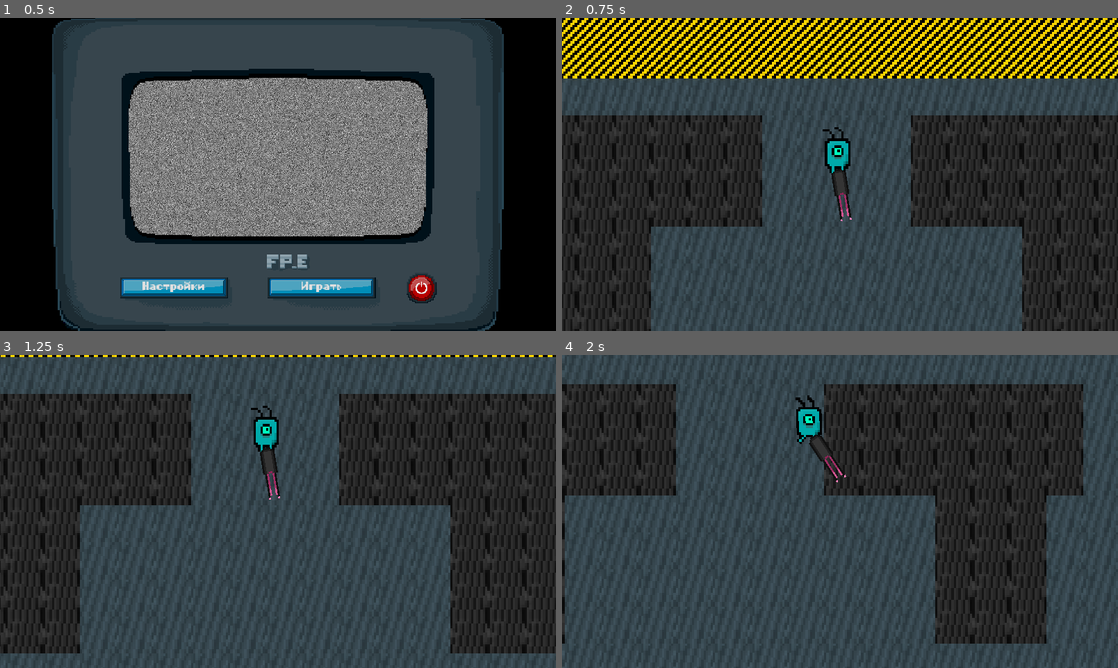
Above: before the commit, frames 1-4 (two rows, left to right).
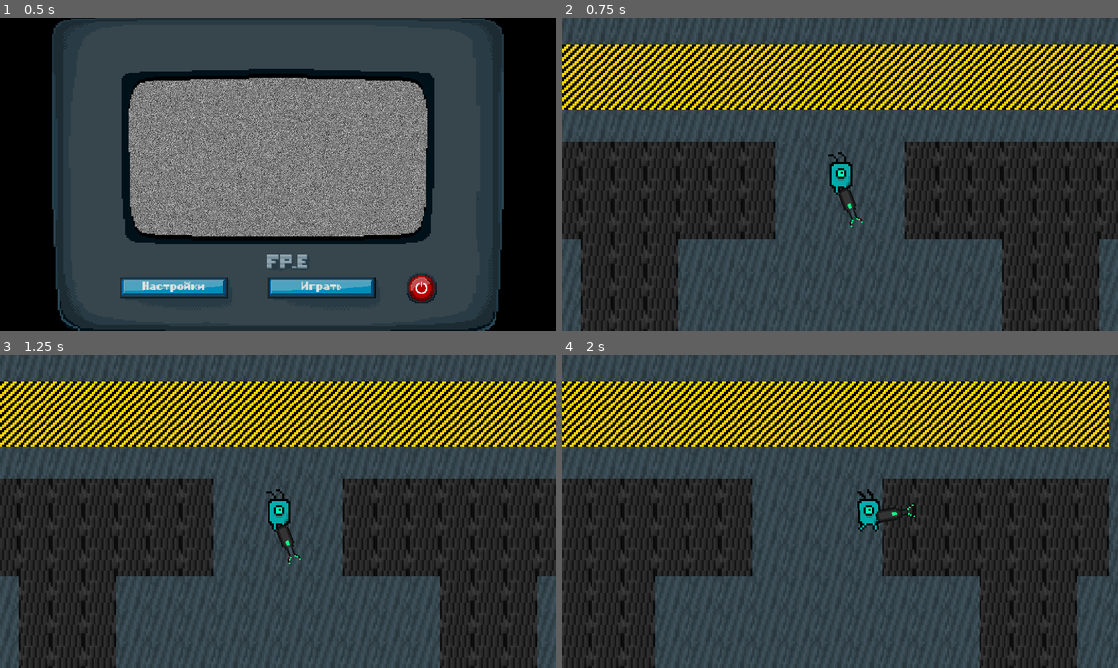
Above: after the commit, the same moments.

Repository: infdev9/noname
Game: Godot game, scene res://scenes/menu.tscn
The game is run twice, just before and just after one commit, with the same random seed, the same clock (stepped at 60 frames per second) and the same inputs.
Inputs (mouse positions are in pixels of both pictures, inside the frame that each line leads up to):
- Up to frame 1 (0.5 s): no input
- Up to frame 2 (0.75 s): click "Играть" at 0.5 s
- Up to frame 3 (1.25 s): no input
- Up to frame 4 (2 s): move the mouse to (962, 495) at 1.27 s; hold D (right) from 1.28 s (still down); click (962, 495) at 1.35 s

Frame 1 is identical in both runs. In frame 2, 45% of the frame differs, in the area x 0-100%, y 0-100%; in frame 3, 47%; in frame 4, 51%.

Commit message:
Weapon rework

Diff:
--- a/prefabs/Character.tscn
+++ b/prefabs/Character.tscn
@@ -1,8 +1,7 @@
-[gd_scene load_steps=8 format=3 uid="uid://xcfo8v164ic6"]
+[gd_scene load_steps=7 format=3 uid="uid://xcfo8v164ic6"]
 
 [ext_resource type="Script" path="res://scripts/prefabs/character.gd" id="1_dtm0u"]
 [ext_resource type="SpriteFrames" uid="uid://duh6cnqu28pld" path="res://resources/animations/AnimatedSprite2D/duck.tres" id="1_wjyu6"]
-[ext_resource type="PackedScene" uid="uid://c6gmjq1fbiqte" path="res://prefabs/Weapons/Rifle.tscn" id="3_xwhl2"]
 [ext_resource type="AnimationLibrary" uid="uid://2kf2nyatiu40" path="res://resources/animations/player_movement.res" id="5_gqhw0"]
 
 [sub_resource type="RectangleShape2D" id="RectangleShape2D_eagb5"]
@@ -30,6 +29,7 @@
 
 [node name="Character" type="CharacterBody2D"]
 collision_layer = 2
+motion_mode = 1
 script = ExtResource("1_dtm0u")
 
 [node name="CollisionShape2D" type="CollisionShape2D" parent="."]
@@ -47,10 +47,6 @@
 editor_description = "VIP"
 visible = false
 
-[node name="Rifle" parent="." instance=ExtResource("3_xwhl2")]
-position = Vector2(-2.98023e-06, 13)
-scale = Vector2(0.8, 0.8)
-
 [node name="AnimationPlayer" type="AnimationPlayer" parent="."]
 unique_name_in_owner = true
 libraries = {
--- a/prefabs/Weapons/Bullet.tscn
+++ b/prefabs/Weapons/Bullet.tscn
@@ -20,7 +20,6 @@
 texture = ExtResource("2_n8s7e")
 
 [node name="LifeTimer" type="Timer" parent="."]
-wait_time = 6.0
 one_shot = true
 
 [connection signal="body_entered" from="." to="." method="_on_body_entered"]
--- a/prefabs/Weapons/Rifle.tscn
+++ b/prefabs/Weapons/Rifle.tscn
@@ -8,5 +8,5 @@
 texture = ExtResource("1_btlqs")
 script = ExtResource("2_0hasi")
 
-[node name="BulletsSpawnPos" type="Marker2D" parent="." index="3"]
+[node name="BulletsSpawnPos" type="Marker2D" parent="." index="2"]
 position = Vector2(128, 0)
--- /dev/null
+++ b/prefabs/Weapons/Shotgun.tscn
@@ -0,0 +1,12 @@
+[gd_scene load_steps=4 format=3 uid="uid://dhfngwhiudces"]
+
+[ext_resource type="PackedScene" uid="uid://byw6urgp0aexf" path="res://prefabs/Weapons/Weapon.tscn" id="1_1irt3"]
+[ext_resource type="Texture2D" uid="uid://t20oc4xb3u21" path="res://assets/sprites/weapons/plasmaShotgun.png" id="2_6thx7"]
+[ext_resource type="Script" path="res://scripts/prefabs/weapons/shotgun.gd" id="3_qpqka"]
+
+[node name="Shotgun" instance=ExtResource("1_1irt3")]
+texture = ExtResource("2_6thx7")
+script = ExtResource("3_qpqka")
+
+[node name="BulletsSpawnPos" type="Marker2D" parent="." index="2"]
+position = Vector2(112, 0)
--- a/prefabs/Weapons/Weapon.tscn
+++ b/prefabs/Weapons/Weapon.tscn
@@ -11,11 +11,11 @@
 [node name="Cooldown" type="Timer" parent="."]
 unique_name_in_owner = true
 process_callback = 0
-autostart = true
+one_shot = true
 
 [node name="Reload" type="Timer" parent="."]
 unique_name_in_owner = true
-
-[node name="Bullets" type="Node2D" parent="."]
+process_callback = 0
+one_shot = true
 
 [connection signal="timeout" from="Cooldown" to="." method="_on_cooldown_timeout"]
--- a/scenes/game.tscn
+++ b/scenes/game.tscn
@@ -1,8 +1,7 @@
-[gd_scene load_steps=6 format=3 uid="uid://cgtjy28iyvnxu"]
+[gd_scene load_steps=5 format=3 uid="uid://cgtjy28iyvnxu"]
 
 [ext_resource type="Texture2D" uid="uid://u21o5xhao4rw" path="res://assets/sprites/tilesets/default.png" id="1_nx388"]
 [ext_resource type="PackedScene" uid="uid://b8ociykjwi5wk" path="res://prefabs/Player.tscn" id="2_dsq26"]
-[ext_resource type="Script" path="res://scripts/camera.gd" id="3_f1asp"]
 
 [sub_resource type="TileSetAtlasSource" id="TileSetAtlasSource_i1ieo"]
 texture = ExtResource("1_nx388")
@@ -48,13 +47,20 @@
 unique_name_in_owner = true
 position = Vector2(960, 0)
 collision_layer = 1
+motion_mode = 0
 skin = "Plankton"
 weapon = "Shotgun"
 
-[node name="Camera" type="Camera2D" parent="."]
-zoom = Vector2(2, 2)
-process_callback = 0
+[node name="Camera2D" type="Camera2D" parent="Player"]
+zoom = Vector2(1.75, 1.75)
 limit_smoothed = true
 position_smoothing_enabled = true
-position_smoothing_speed = 15.0
-script = ExtResource("3_f1asp")
+position_smoothing_speed = 10.0
+drag_horizontal_enabled = true
+drag_vertical_enabled = true
+drag_left_margin = 0.15
+drag_top_margin = 0.1
+drag_right_margin = 0.1
+drag_bottom_margin = 0.15
+
+[node name="Bullets" type="Node2D" parent="."]
--- a/scripts/Root.gd
+++ b/scripts/Root.gd
@@ -1,4 +1,8 @@
 extends Node
+
+
+func get_game_scene() -> Node2D:
+	return get_node("/root/Game")
 
 
 func change_scene(scene: String) -> void:
--- a/scripts/camera.gd
+++ /dev/null
@@ -1,31 +0,0 @@
-extends Camera2D
-
-
-var target_pos := Vector2.ZERO
-
-@onready var tween := create_tween() as Tween
-
-
-func _ready() -> void:
-	set_global_position(%Player.get_global_position())
-	reset_smoothing()
-	target_pos = %Player.get_global_position()
-
-
-func _physics_process(_delta: float) -> void:
-	var player_pos: Vector2 = %Player.get_global_position()
-	var direction: Vector2 = player_pos.direction_to(get_viewport().get_mouse_position())
-
-	%Player.look_to(rad_to_deg(direction.angle()))
-
-	move_camera(direction, player_pos)
-
-
-func move_camera(direction: Vector2, to: Vector2) -> void:
-	target_pos = to + direction * GLOBAL.TILE_SIZE * 3
-
-	tween.kill()
-	tween = create_tween()
-	tween.set_trans(Tween.TRANS_CUBIC)
-	tween.set_ease(Tween.EASE_IN_OUT)
-	tween.tween_property(self, "global_position", target_pos, 0.08)
--- a/scripts/prefabs/character.gd
+++ b/scripts/prefabs/character.gd
@@ -19,10 +19,12 @@
 	DOWN,
 }
 
+var angle: float
+
 var current_state := States.IDLE
 var current_look := Looking.DOWN
 
-var weapon_node: Sprite2D
+var weapon_node: Weapon
 
 
 func _enter_tree() -> void:
@@ -32,14 +34,16 @@
 		"Plankton":
 			%Sprite.set_sprite_frames(load("res://resources/animations/AnimatedSprite2D/plankton.tres"))
 
-#	match weapon:
-#		"Sniper":
-#			weapon_node = $Sniper
-#		"Rifle":
-#			weapon_node = $Rifle
-#		"Shotgun":
-#			weapon_node = $Shotgun
-#	weapon_node.show()
+	match weapon:
+		"Sniper":
+			weapon_node = load("res://prefabs/Weapons/Rifle.tscn").instantiate()
+		"Rifle":
+			weapon_node = load("res://prefabs/Weapons/Rifle.tscn").instantiate()
+		"Shotgun":
+			weapon_node = load("res://prefabs/Weapons/Shotgun.tscn").instantiate()
+	weapon_node.position.y = 13
+	weapon_node.set_scale(Vector2(0.8, 0.8))
+	add_child(weapon_node)
 
 
 func _physics_process(_delta: float) -> void:
@@ -47,7 +51,7 @@
 		change_state(States.IDLE)
 	else:
 		change_state(States.WALK)
-
+	look_to()
 	move_and_slide()
 
 
@@ -85,7 +89,7 @@
 		%Sprite.set_flip_h(false)
 
 
-func look_to(angle: float) -> void:
+func look_to() -> void:
 	if angle > GLOBAL.CAMERA_ANGLES.UP_LEFT and angle < GLOBAL.CAMERA_ANGLES.UP_RIGHT:
 		change_looking(Looking.UP)
 		%Sprite.set_z_index(1)
@@ -99,7 +103,7 @@
 		change_looking(Looking.LEFT)
 		%Sprite.set_z_index(0)
 
-	$Rifle.set_rotation_degrees(angle)
+	weapon_node.set_rotation_degrees(angle)
 
 
 func kill() -> void:
--- a/scripts/prefabs/player.gd
+++ b/scripts/prefabs/player.gd
@@ -18,3 +18,5 @@
 		velocity.x = direction.x * GLOBAL.PLAYER_SPEED
 	else:
 		velocity.x = move_toward(velocity.x, 0, GLOBAL.PLAYER_SPEED)
+
+	angle = rad_to_deg(get_angle_to(get_global_mouse_position()))
--- a/scripts/prefabs/weapons/bullet.gd
+++ b/scripts/prefabs/weapons/bullet.gd
@@ -2,15 +2,19 @@
 extends RigidBody2D
 
 
-var life_time: float
+var lifetime: float
+var scale_modifier: Vector2
 
 
-func _init(bullet_life_time: float = 1) -> void:
-	life_time = bullet_life_time
+func _init(bullet_lifetime: float = 1, bullet_scale := Vector2.ONE) -> void:
+	lifetime = bullet_lifetime
+	scale_modifier = bullet_scale
 
 
 func _ready() -> void:
-	$LifeTimer.start(life_time)
+	$CollisionShape2D.set_scale(scale_modifier)
+	$Sprite.set_scale(scale_modifier)
+	$LifeTimer.start(lifetime)
 
 
 func _on_body_entered(body: Node2D) -> void:
@@ -25,8 +29,8 @@
 
 
 func destroy():
-	$CollisionShape2D.set_disabled(true)
-
+	$CollisionShape2D.set_deferred("disabled", true)
+	set_deferred("freeze", true)
 	var tween = create_tween()
-	tween.tween_property($Sprite, "modulate:a", 0, 0.4)
+	tween.tween_property($Sprite, "scale", Vector2.ZERO, 0.1)
 	tween.tween_callback(queue_free)
--- a/scripts/prefabs/weapons/rifle.gd
+++ b/scripts/prefabs/weapons/rifle.gd
@@ -6,9 +6,11 @@
 
 
 func _enter_tree() -> void:
-	cooldown = 0.3
+	cooldown = 0.15
 	reload_time = 0.2
-	recoil = 0.8
+	recoil = 0.9
+	bullet_acceleration = 1000
+	bullet_lifetime = 0.5
 
 
 func shoot():
@@ -16,10 +18,8 @@
 		rebound()
 
 		var bullet: Bullet = BULLET.instantiate()
-		bullet._init(10)
-		bullet.set_position($BulletsSpawnPos.get_position())
-		bullet.add_constant_force(Vector2.RIGHT*10000)
-		$Bullets.add_child(bullet)
-
-		is_working = false
-		%Cooldown.start(cooldown)
+		bullet._init(bullet_lifetime, Vector2(0.5, 0.5))
+		bullet.set_position($BulletsSpawnPos.get_global_position())
+		bullet.set_axis_velocity(Vector2.from_angle(rotation) * bullet_acceleration)
+		Root.get_game_scene().get_node("Bullets").add_child(bullet)
+		wait_cooldown()
--- /dev/null
+++ b/scripts/prefabs/weapons/shotgun.gd
@@ -0,0 +1,29 @@
+class_name Shotgun
+extends Weapon
+
+
+const BULLET: PackedScene = preload("res://prefabs/Weapons/Bullet.tscn")
+
+
+func _enter_tree() -> void:
+	cooldown = 0.6
+	reload_time = 1.6
+	recoil = 0.5
+	bullet_acceleration = 500
+	bullet_lifetime = 0.5
+
+	ammo_in_magazine = 18
+
+
+func shoot():
+	if try_spend_ammo(5):
+		rebound()
+
+		for i in range(-2, 3):
+			var bullet: Bullet = BULLET.instantiate()
+			bullet._init(bullet_lifetime, Vector2(0.4, 0.4))
+			bullet.set_position($BulletsSpawnPos.get_global_position())
+			bullet.set_axis_velocity(Vector2.from_angle(rotation + deg_to_rad(15 * i)) * bullet_acceleration)
+			Root.get_game_scene().get_node("Bullets").add_child(bullet)
+
+		wait_cooldown()
--- a/scripts/prefabs/weapons/weapon.gd
+++ b/scripts/prefabs/weapons/weapon.gd
@@ -9,6 +9,8 @@
 var cooldown: float = 0.5
 var reload_time: float = 1
 var recoil: float = 0.4
+var bullet_lifetime: float = 0.5
+var bullet_acceleration: float = 1000
 
 var ammo: int = 9
 var ammo_in_magazine: int = 10
@@ -17,13 +19,9 @@
 var tween: Tween
 
 
-func _init(weapon_ammo: int = ammo_in_magazine, weapon_max_ammo: int = 100) -> void:
-	ammo = weapon_ammo
-	max_ammo = weapon_max_ammo
-
-
-func _input(event: InputEvent) -> void:
-	if event.is_action(GLOBAL.ACTIONS.SHOOT):
+func _physics_process(_delta: float) -> void:
+	#look_at(get_global_mouse_position())
+	if Input.is_action_pressed(GLOBAL.ACTIONS.SHOOT):
 		if is_working:
 			shoot()
 
@@ -41,9 +39,19 @@
 		return false
 
 
+func wait_cooldown() -> void:
+	is_working = false
+	%Cooldown.start(cooldown)
+
+
 func reload() -> void:
+	is_working = false
+	%Reload.start(reload_time)
+	await %Reload.timeout
+
 	ammo = ammo_in_magazine
 	max_ammo -= ammo_in_magazine
+	is_working = true
 
 
 func rebound() -> void:
